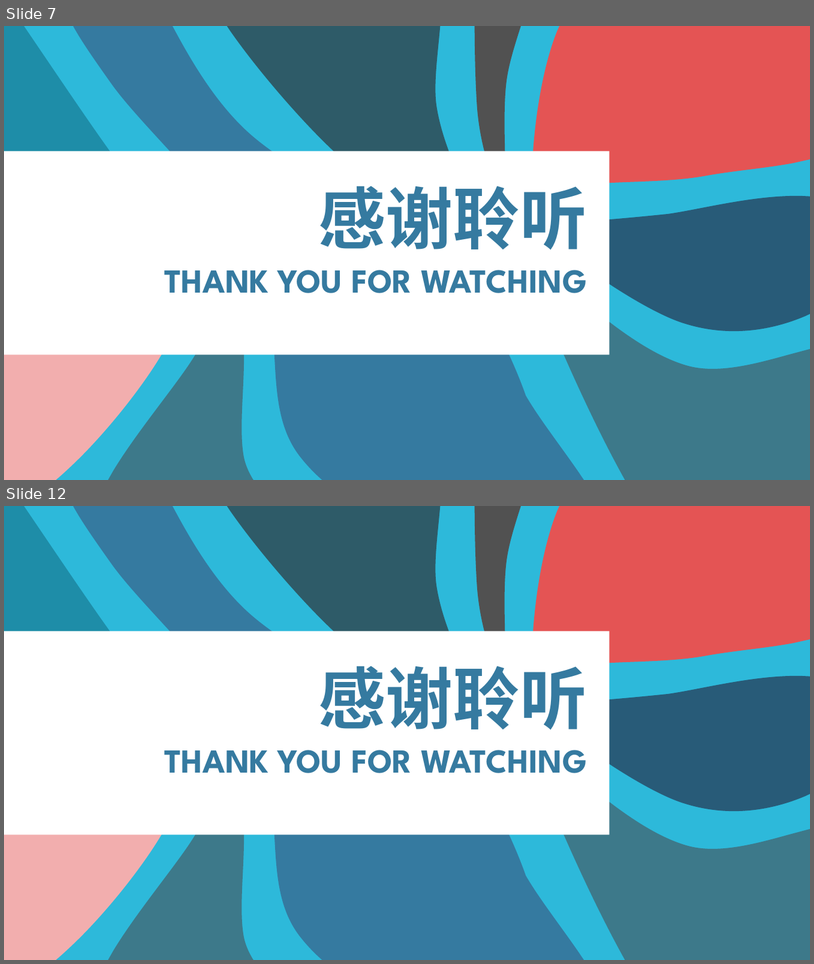
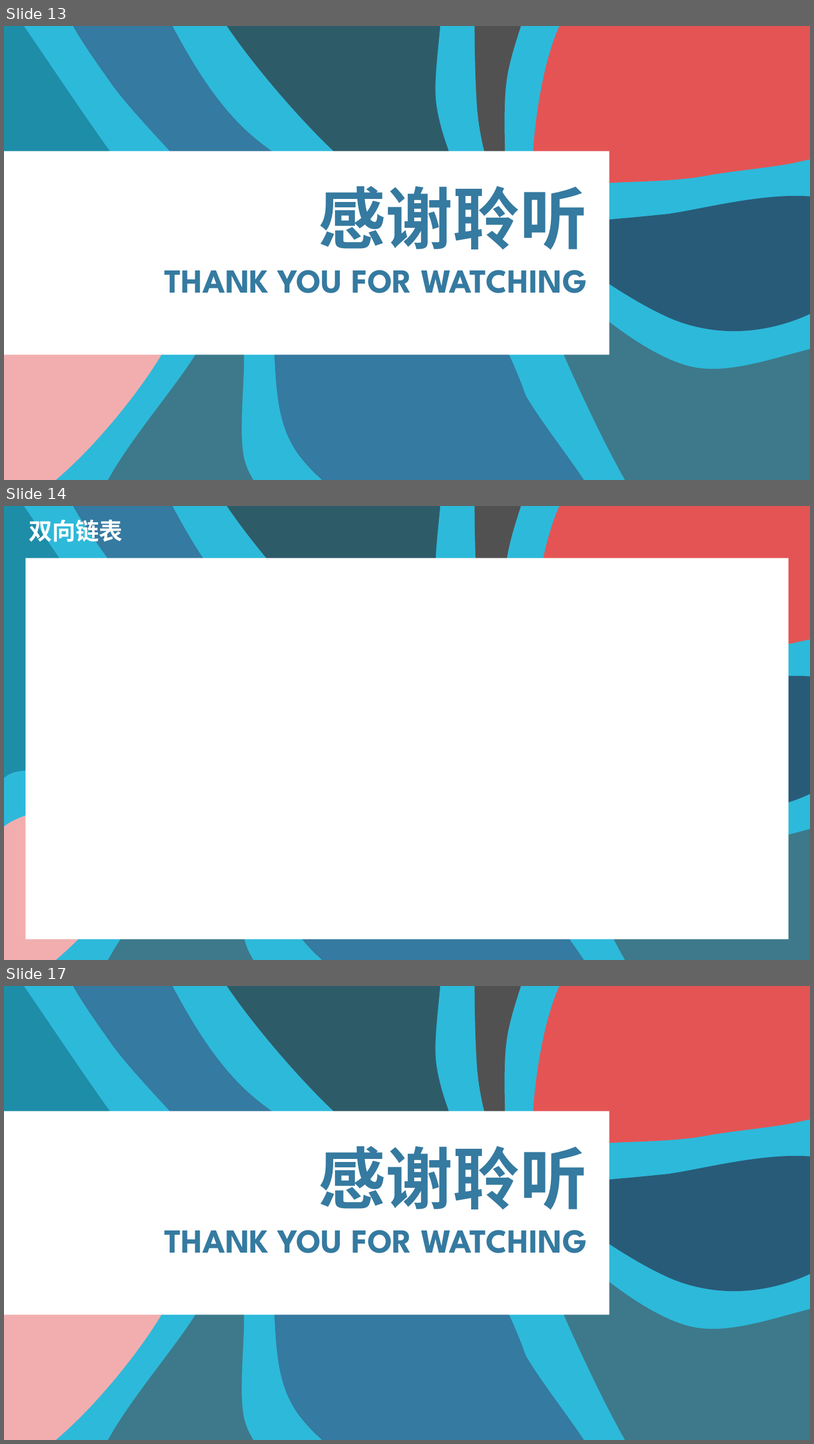
Before and after one commit to StevenEco/ComputerScience, a slide deck: PPT/Data Structure.pptx. Shown one above the other, each under a label of ours: slides 7 and 12 before the commit, slides 13, 14 and 17 after it; the slides between them are not shown. The pictures are 814x964 and 814x1444 pixels, drawn with LibreOffice and Linux fonts; fonts in the diff are those of the drawing. Boxes give left, top, right and bottom in pixels: in the first picture for what was removed or moved away, otherwise in the second. Text is boxed around its words. In the diff, an @@ line names an element or a change of style, - is before the commit and + after.

```diff
--- a/PPT/Data Structure.pptx
+++ b/PPT/Data Structure.pptx
@@ slide 14 added at [4,506,810,960], background #2DB9DA; not listed: 9 template elements that a slide beside it also shows @@
@@ text added at [29,516,123,546], 28 pt, text #FFFFFF, bold @@
+双向链表
@@ rectangle added at [26,558,789,939], fill #FFFFFF @@
@@ what was slide 7 is now slide 13 @@
@@ what was slide 12 is now slide 17 @@
```
Also in this commit, not shown: 8 slides changed, 4 other slides added, 3 other files.
